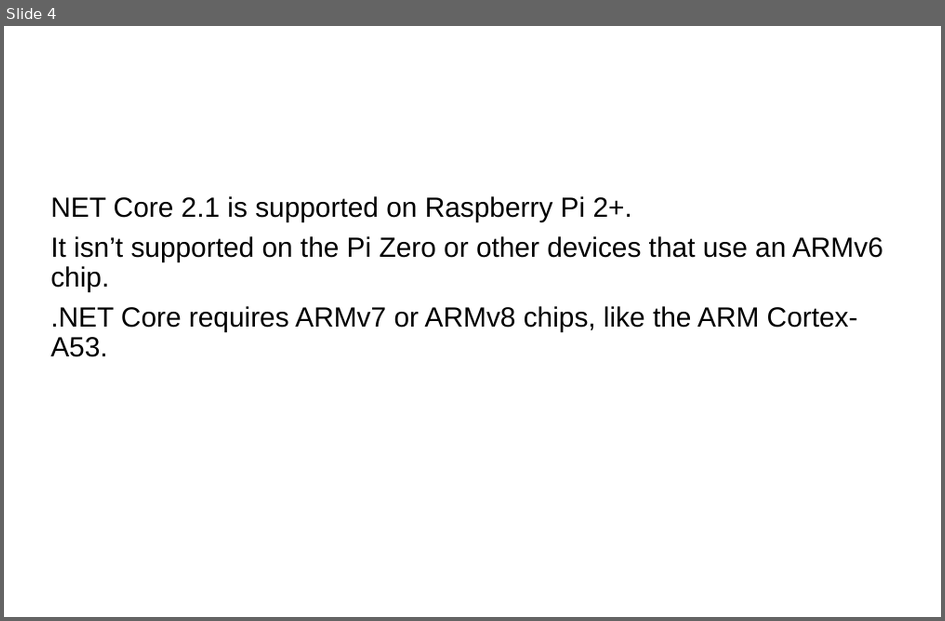
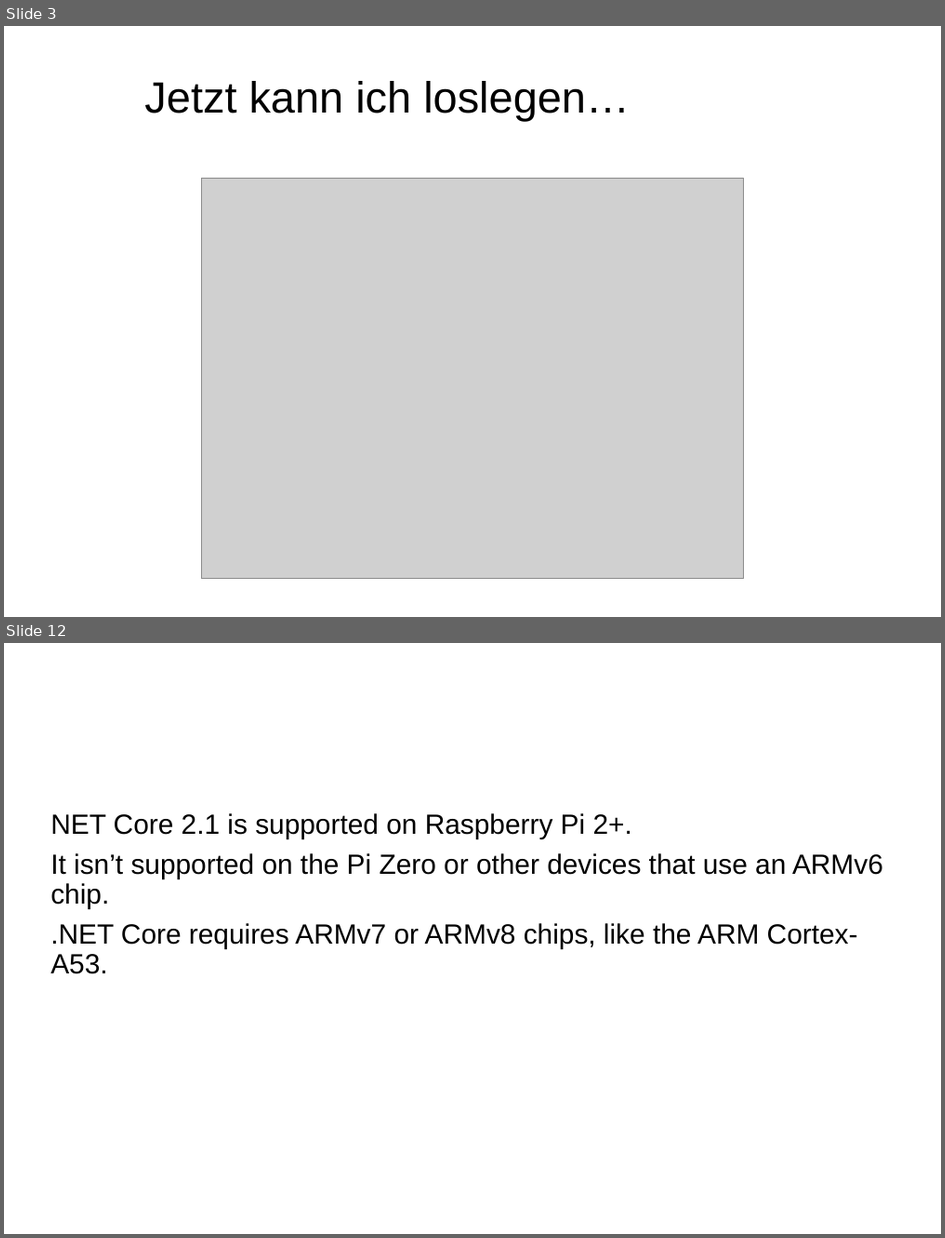
Before and after one commit to FrankPfattheicher/RaspiDotnet, a slide deck: Slides/RaspiDotnet.pptx. Shown one above the other, each under a label of ours: slide 4 before the commit, slides 3 and 12 after it; the slides between them are not shown. The pictures are 945x621 and 945x1238 pixels, drawn with LibreOffice and Linux fonts; fonts in the diff are those of the drawing; grey boxes stand for pictures; background and template pictures are left out. Boxes give left, top, right and bottom in pixels: in the first picture for what was removed or moved away, otherwise in the second. Text is boxed around its words. In the diff, an @@ line names an element or a change of style, - is before the commit and + after.

```diff
--- a/Slides/RaspiDotnet.pptx
+++ b/Slides/RaspiDotnet.pptx
@@ slide 3 added at (4,26,941,617), background picture (left out) @@
@@ text added at (144,81,630,121), 44 pt, text #000000 @@
+Jetzt kann ich loslegen…
@@ picture added at (201,178,744,578) @@
@@ what was slide 4 is now slide 12 @@
```
Also in this commit, not shown: 2 slides changed, 10 other slides added, 6 other files.
